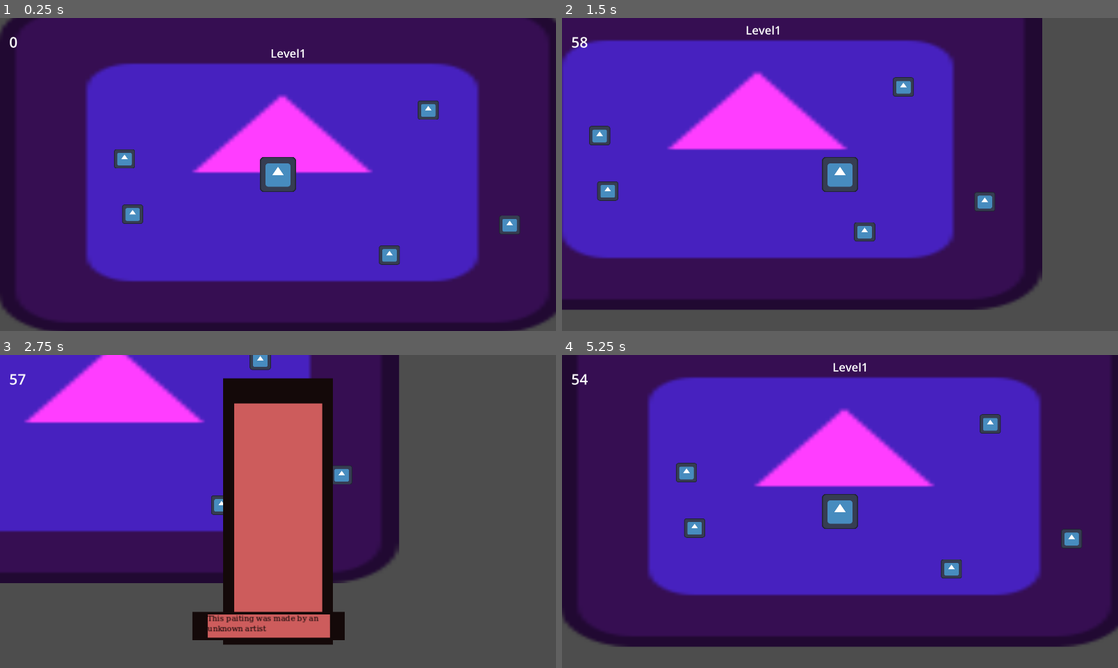
Above: before the commit, frames 1-4 (two rows, left to right).
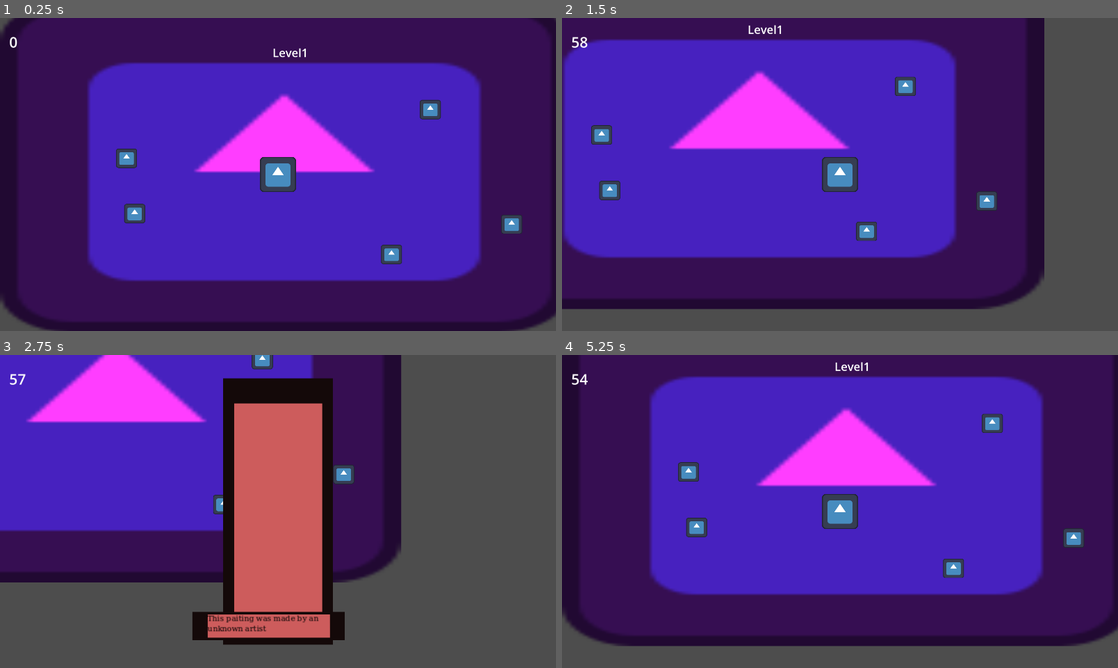
Above: after the commit, the same moments.

Repository: LitaDev-nsfw/gmtk25
Game: Godot game, scene res://scenes/game.tscn
The game is run twice, just before and just after one commit, with the same random seed, the same clock (stepped at 60 frames per second) and the same inputs. The engine's default icon, where the game draws it, is replaced by a stand-in: a white triangle on a blue panel in a dark square.
Inputs (mouse positions are in pixels of both pictures, inside the frame that each line leads up to):
- Up to frame 1 (0.25 s): no input
- Up to frame 2 (1.5 s): tap Enter at 0.5 s; move the mouse to (962, 158) at 0.52 s; hold Right (ui_right) 0.53-1.28 s; hold E (interact) 0.53-1.28 s; click (962, 158) at 0.67 s; move the mouse to (728, 190) at 1.27 s; hold Down (ui_down) from 1.28 s (still down); tap E (interact) at 1.35 s; click (728, 190) at 1.42 s
- Up to frame 3 (2.75 s): move the mouse to (333, 442) at 2.02 s; release Down (ui_down) at 2.03 s; hold Right (ui_right) from 2.03 s (still down); hold E (interact) from 2.03 s (still down); click (333, 442) at 2.17 s
- Up to frame 4 (5.25 s): move the mouse to (840, 492) at 2.77 s; release Right (ui_right) at 2.78 s; release E (interact) at 2.78 s; hold Up (ui_up) 2.78-3.53 s; tap E (interact) at 2.85, 4.35 s; click (840, 492) at 2.92 s; move the mouse to (1006, 558) at 3.52 s; hold E (interact) 3.53-4.28 s; hold Left (ui_left) 3.53-5.03 s; click (1006, 558) at 3.67 s; move the mouse to (673, 464) at 4.27 s; click (673, 464) at 4.42 s; move the mouse to (867, 511) at 5.02 s; hold Down (ui_down) from 5.03 s (still down); hold E (interact) from 5.03 s (still down); click (867, 511) at 5.17 s

The runs differ from the first frame. In frame 1, 2.7% of the frame differs, in the area x 0-100%, y 0-98%; in frame 2, 3.5%, in the area x 0-87%, y 0-94%; in frame 3, 1.4%; in frame 4, 3.4%.

Commit message:
mirror interaction

Diff:
--- a/gmtk25/project.godot
+++ b/gmtk25/project.godot
@@ -14,6 +14,10 @@
 run/main_scene="uid://cxm1ciglp7qh0"
 config/features=PackedStringArray("4.4", "Forward Plus")
 config/icon="res://icon.svg"
+
+[autoload]
+
+EventSystem="*res://scripts/event_system.gd"
 
 [display]
 
--- a/gmtk25/scenes/Mirror.tscn
+++ b/gmtk25/scenes/Mirror.tscn
@@ -1,6 +1,6 @@
 [gd_scene load_steps=6 format=3 uid="uid://c6u01kfdr8pim"]
 
-[ext_resource type="Script" uid="uid://c133ssvvqd5b3" path="res://scripts/mirror.gd" id="1_7i16h"]
+[ext_resource type="Script" uid="uid://ef51hj0i1ffm" path="res://scripts/paiting.gd" id="1_7i16h"]
 [ext_resource type="Texture2D" uid="uid://uaifruwo5cx0" path="res://icon.svg" id="2_thsvi"]
 [ext_resource type="Texture2D" uid="uid://cwsajgkrdv3im" path="res://assets/visuals/square.png" id="3_hjioc"]
 [ext_resource type="PackedScene" uid="uid://lfwj3udiip6s" path="res://scenes/dialog_box.tscn" id="4_fy50y"]
@@ -36,10 +36,6 @@
 rotation = -0.000650526
 dialog = Array[String](["- I can´t even recognize myself anymore"])
 
-[node name="Timer" type="Timer" parent="."]
-wait_time = 5.0
-
 [connection signal="input_event" from="Area2D" to="." method="_on_area_2d_input_event"]
 [connection signal="mouse_entered" from="Area2D" to="." method="_on_area_2d_mouse_entered"]
 [connection signal="mouse_exited" from="Area2D" to="." method="_on_area_2d_mouse_exited"]
-[connection signal="timeout" from="Timer" to="." method="_on_timer_timeout"]
--- a/gmtk25/scenes/level_1.tscn
+++ b/gmtk25/scenes/level_1.tscn
@@ -12,6 +12,7 @@
 font_size = 40
 
 [node name="Level1" type="Node2D"]
+position = Vector2(7, -2)
 script = ExtResource("1_rus8k")
 
 [node name="Sprite2D" type="Sprite2D" parent="."]
--- a/gmtk25/scenes/level_2.tscn
+++ b/gmtk25/scenes/level_2.tscn
@@ -11,6 +11,7 @@
 
 [node name="Level2" type="Node2D"]
 modulate = Color(0.34902, 1, 1, 1)
+position = Vector2(2, 10)
 script = ExtResource("1_pbc48")
 level_music_layer_1 = ExtResource("2_b4j7a")
 level_music_layer_2 = null
--- a/gmtk25/scenes/player.tscn
+++ b/gmtk25/scenes/player.tscn
@@ -7,6 +7,9 @@
 
 [sub_resource type="RectangleShape2D" id="RectangleShape2D_g2els"]
 size = Vector2(126, 129)
+
+[sub_resource type="LabelSettings" id="LabelSettings_g2els"]
+font_size = 94
 
 [node name="Player" type="CharacterBody2D"]
 script = ExtResource("1_3vyb7")
@@ -27,11 +30,12 @@
 shape = SubResource("RectangleShape2D_g2els")
 
 [node name="Label" type="Label" parent="."]
-visible = false
 offset_left = -23.0
 offset_top = -101.0
 offset_right = 20.0
 offset_bottom = -78.0
-text = "I can't look at it no more..."
+scale = Vector2(0.159119, 0.162167)
+text = "I can't even look at it no more...."
+label_settings = SubResource("LabelSettings_g2els")
 
 [connection signal="area_entered" from="Area2D" to="." method="_on_area_2d_area_entered"]
--- /dev/null
+++ b/gmtk25/scripts/event_system.gd
@@ -0,0 +1,3 @@
+extends Node
+
+signal play_mirror_line
--- a/gmtk25/scripts/game.gd
+++ b/gmtk25/scripts/game.gd
@@ -17,6 +17,7 @@
 @onready var audio_manager: AudioManager = $Audio
 
 func _ready() -> void:
+	EventSystem.connect("play_mirror_line", show_player_label)
 	level_1.connect("change_level", _on_player_change_level)
 	level_1.connect("repeat_level", _repeat_level)
 	level_1.connect("add_time_to_loop", update_loop_time)
--- a/gmtk25/scripts/interactable.gd
+++ b/gmtk25/scripts/interactable.gd
@@ -6,6 +6,7 @@
 @onready var canvas_layer: CanvasLayer = $CanvasLayer
 signal change_level
 signal repeat_level
+var child_scene : Node
 
 func _ready() -> void:
 	if scene_to_load != null:
@@ -16,13 +17,20 @@
 			scene.connect("loop_level", _repeat_level)
 
 		canvas_layer.add_child(scene)
-		canvas_layer.get_child(0).hide()
+		child_scene = canvas_layer.get_child(0)
+		child_scene.hide()
 
 func _on_collision_component_open_puzzle() -> void:
-	canvas_layer.get_child(0).show()
+	child_scene._ready()
+	child_scene.show()
+
+	if child_scene.name == "Mirror":
+		await get_tree().create_timer(5).timeout
+		if child_scene.visible:
+			hide_mirror()
 
 func _on_collision_component_close_puzzle() -> void:
-	canvas_layer.get_child(0).hide()
+	child_scene.hide()
 
 func _change_level():
 	change_level.emit()
@@ -31,4 +39,5 @@
 	repeat_level.emit()
 
 func hide_mirror():
-	canvas_layer.get_child(0).hide()
+	child_scene.hide()
+	EventSystem.play_mirror_line.emit()
--- a/gmtk25/scripts/mirror.gd
+++ /dev/null
@@ -1,34 +0,0 @@
-extends Node2D
-
-signal puzzle_solved
-signal loop_level
-@onready var first_sprite: Sprite2D = $FirstSprite
-@onready var second_sprite: Sprite2D = $SecondSprite
-@onready var dialog_box: Sprite2D = $DialogBox
-@onready var timer: Timer = $Timer
-
-func _ready() -> void:
-	first_sprite.show()
-	second_sprite.hide()
-	dialog_box.hide()
-
-func _on_area_2d_input_event(viewport: Node, event: InputEvent, shape_idx: int) -> void:
-	if event is InputEventMouseButton and event.pressed:
-		timer.start()
-		modulate = Color.INDIAN_RED
-		first_sprite.hide()
-		second_sprite.show()
-		dialog_box.show()
-
-func _on_area_2d_mouse_exited() -> void:
-	modulate = Color.WHITE
-
-func _on_area_2d_mouse_entered() -> void:
-	modulate = Color.YELLOW
-
-
-func _on_timer_timeout() -> void:
-	print("I cant look at it no more")
-	get_parent().get_parent().hide_mirror()
-	get_parent().get_parent().get_parent().get_parent().show_player_label()
-	timer.stop()
--- a/gmtk25/scripts/paiting.gd
+++ b/gmtk25/scripts/paiting.gd
@@ -1,7 +1,5 @@
 extends Node2D
 
-signal puzzle_solved
-signal loop_level
 @onready var first_sprite: Sprite2D = $FirstSprite
 @onready var second_sprite: Sprite2D = $SecondSprite
 @onready var dialog_box: Sprite2D = $DialogBox
--- a/gmtk25/scripts/player.gd
+++ b/gmtk25/scripts/player.gd
@@ -2,14 +2,17 @@
 class_name Player
 const SPEED = 400.0
 @onready var label: Label = $Label
+
+func _ready() -> void:
+	label.hide()
 
 func _physics_process(delta: float) -> void:
 	var direction := Input.get_axis("ui_left", "ui_right")
 	var direction_y := Input.get_axis("ui_up", "ui_down")
 
 	if direction and direction_y:
-		velocity.x = velocity.x / 2
-		velocity.y = velocity.y / 2
+		direction /= 1.5
+		direction_y /= 1.5
 
 	if direction:
 		velocity.x = direction * SPEED
@@ -32,7 +35,12 @@
 	tween.tween_property(self, "position", Vector2(150, 150), 0.5)
 
 func show_label() -> void:
+	label.text = ""
+	label.show()
 	var tween = create_tween()
-	await tween.tween_property(label, "visible", true, 1).finished
+	await tween.tween_property(label,"text", "I can't look at it no more...", 3).finished
+	await get_tree().create_timer(3).timeout
 	tween = create_tween()
-	tween.tween_property(label, "visible", false, 0.5)
+	await tween.tween_property(label, "modulate", Color.TRANSPARENT, 2).finished
+	label.hide()
+	label.modulate = Color.WHITE
Not shown: 1 places in gmtk25/scenes/game.tscn that only renumber resources
Not shown: 1 places in gmtk25/scenes/paiting.tscn that only renumber resources
Not shown: 1 places in gmtk25/scenes/player.tscn that only renumber resources
Not shown, added: gmtk25/scripts/event_system.gd.uid
Not shown, removed: gmtk25/scripts/mirror.gd.uid
